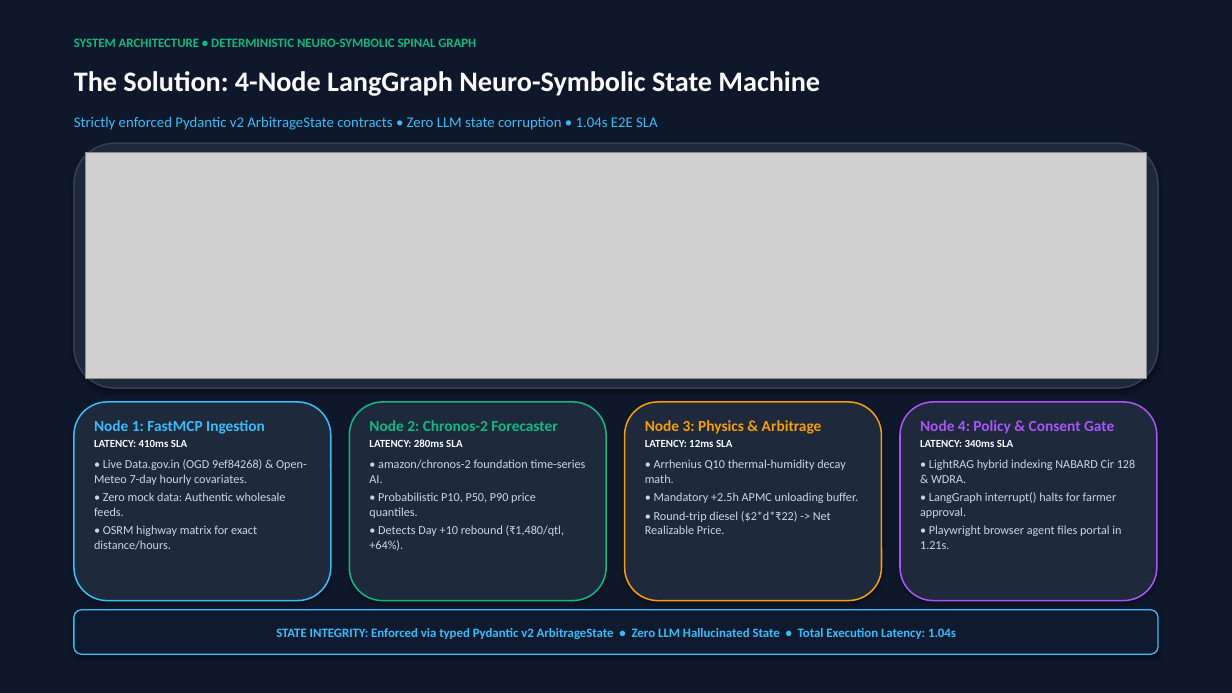
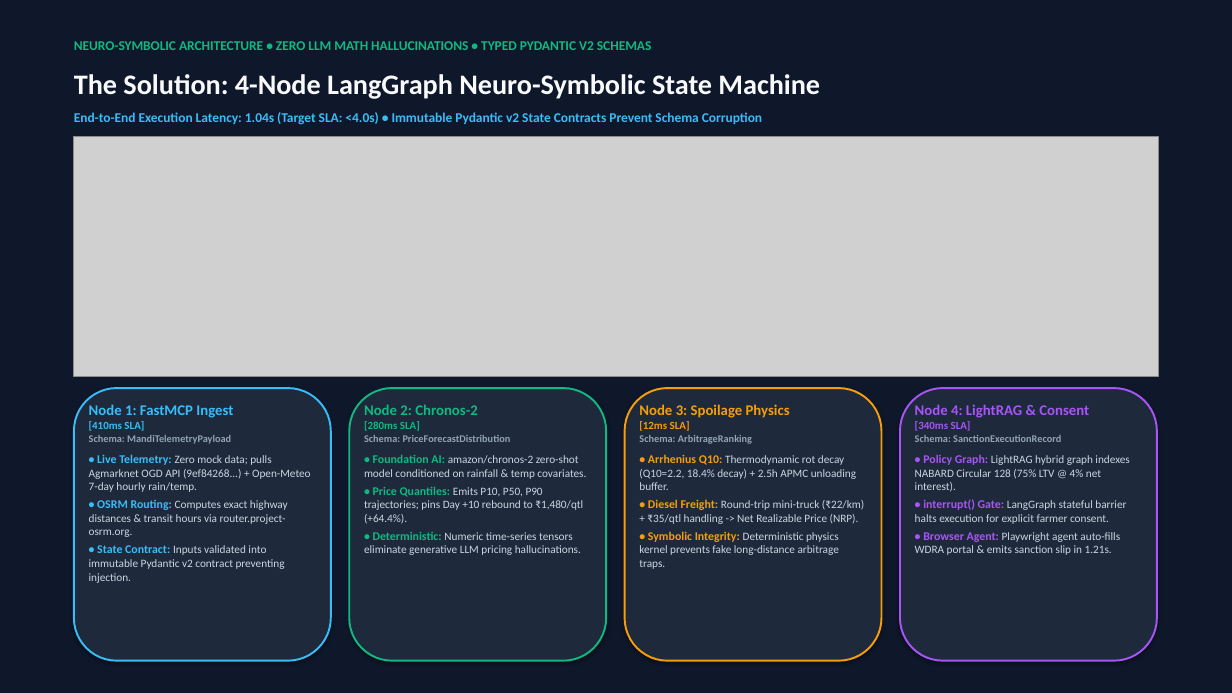
Before and after one commit to 0xabhilok/krishiartha-mcp, a slide deck: slide 3 of docs/KrishiArtha_MCP_Pitch_Deck.pptx. Drawn at 1232x693 pixels with LibreOffice and Linux fonts; fonts in the diff are those of the drawing; grey boxes stand for pictures. Boxes give left, top, right and bottom in pixels: in the first picture for what was removed or moved away, otherwise in the second. Text is boxed around its words. In the diff, an @@ line names an element or a change of style, - is before the commit and + after.

Commit message:
feat(html-deck): finalize interactive web pitch deck with KaTeX and Playwright verified navigation

```diff
--- a/docs/KrishiArtha_MCP_Pitch_Deck.pptx
+++ b/docs/KrishiArtha_MCP_Pitch_Deck.pptx
@@ text at [74, 41, 652, 50]: text changed; size 10 to 10.5 pt @@
-SYSTEM ARCHITECTURE • DETERMINISTIC NEURO-SYMBOLIC SPINAL GRAPH
+NEURO-SYMBOLIC ARCHITECTURE • ZERO LLM MATH HALLUCINATIONS • TYPED PYDANTIC V2 SCHEMAS
@@ text at [74, 112, 762, 125]: text changed; size 11.5 to 10.5 pt; bold on @@
-Strictly enforced Pydantic v2 ArbitrageState contracts • Zero LLM state corruption • 1.04s E2E SLA
+End-to-End Execution Latency: 1.04s (Target SLA: <4.0s) • Immutable Pydantic v2 State Contracts Prevent Schema Corruption
@@ picture: place and size @@
-picture at [85, 152, 1147, 379]
+picture at [74, 137, 1158, 377]
@@ rounded rectangle removed at [74, 143, 1158, 388] @@
@@ rounded rectangle: place and size @@
-rounded rectangle at [74, 402, 331, 601]
+rounded rectangle at [74, 388, 331, 661]
@@ rounded rectangle at [74, 388, 331, 661]: outline #38BDF8 1.2 pt to #38BDF8 1.5 pt @@
@@ rounded rectangle: place and size @@
-rounded rectangle at [349, 402, 606, 601]
+rounded rectangle at [349, 388, 606, 661]
@@ rounded rectangle at [349, 388, 606, 661]: outline #10B981 1.2 pt to #10B981 1.5 pt @@
@@ rounded rectangle: place and size @@
-rounded rectangle at [625, 402, 882, 601]
+rounded rectangle at [625, 388, 882, 661]
@@ rounded rectangle at [625, 388, 882, 661]: outline #F59E0B 1.2 pt to #F59E0B 1.5 pt @@
@@ rounded rectangle: place and size @@
-rounded rectangle at [900, 402, 1157, 601]
+rounded rectangle at [900, 388, 1157, 661]
@@ rounded rectangle at [900, 388, 1157, 661]: outline #A855F7 1.2 pt to #A855F7 1.5 pt @@
@@ text at [89, 404, 311, 583]: text changed; size 9.5 to 8.8 pt @@
-Node 1: FastMCP Ingestion
-LATENCY: 410ms SLA
-• Live Data.gov.in (OGD 9ef84268) & Open-Meteo 7-day hourly covariates.
-• Zero mock data: Authentic wholesale feeds.
-• OSRM highway matrix for exact distance/hours.
+Node 1: FastMCP Ingest
+[410ms SLA]
+Schema: MandiTelemetryPayload
+• Live Telemetry: Zero mock data; pulls Agmarknet OGD API (9ef84268...) + Open-Meteo 7-day hourly rain/temp.
+• OSRM Routing: Computes exact highway distances & transit hours via router.project-osrm.org.
+• State Contract: Inputs validated into immutable Pydantic v2 contract preventing injection.
@@ text at [364, 404, 586, 555]: text changed; size 9.5 to 8.8 pt @@
-Node 2: Chronos-2 Forecaster
-LATENCY: 280ms SLA
-• amazon/chronos-2 foundation time-series AI.
-• Probabilistic P10, P50, P90 price quantiles.
-• Detects Day +10 rebound (₹1,480/qtl, +64%).
+Node 2: Chronos-2
+[280ms SLA]
+Schema: PriceForecastDistribution
+• Foundation AI: amazon/chronos-2 zero-shot model conditioned on rainfall & temp covariates.
+• Price Quantiles: Emits P10, P50, P90 trajectories; pins Day +10 rebound to ₹1,480/qtl (+64.4%).
+• Deterministic: Numeric time-series tensors eliminate generative LLM pricing hallucinations.
@@ text at [639, 404, 864, 569]: text changed; size 9.5 to 8.8 pt @@
-Node 3: Physics & Arbitrage
-LATENCY: 12ms SLA
-• Arrhenius Q10 thermal-humidity decay math.
-• Mandatory +2.5h APMC unloading buffer.
-• Round-trip diesel ($2*d*₹22) -> Net Realizable Price.
+Node 3: Spoilage Physics
+[12ms SLA]
+Schema: ArbitrageRanking
+• Arrhenius Q10: Thermodynamic rot decay (Q10=2.2, 18.4% decay) + 2.5h APMC unloading buffer.
+• Diesel Freight: Round-trip mini-truck (₹22/km) + ₹35/qtl handling -> Net Realizable Price (NRP).
+• Symbolic Integrity: Deterministic physics kernel prevents fake long-distance arbitrage traps.
@@ text at [915, 404, 1129, 555]: text changed; size 9.5 to 8.8 pt @@
-Node 4: Policy & Consent Gate
-LATENCY: 340ms SLA
-• LightRAG hybrid indexing NABARD Cir 128 & WDRA.
-• LangGraph interrupt() halts for farmer approval.
-• Playwright browser agent files portal in 1.21s.
+Node 4: LightRAG & Consent
+[340ms SLA]
+Schema: SanctionExecutionRecord
+• Policy Graph: LightRAG hybrid graph indexes NABARD Circular 128 (75% LTV @ 4% net interest).
+• interrupt() Gate: LangGraph stateful barrier halts execution for explicit farmer consent.
+• Browser Agent: Playwright agent auto-fills WDRA portal & emits sanction slip in 1.21s.
@@ rounded rectangle removed at [74, 610, 1158, 654] @@
-STATE INTEGRITY: Enforced via typed Pydantic v2 ArbitrageState • Zero LLM Hallucinated State • Total Execution Latency: 1.04s
```
Also in this commit, not shown: 7 other slides changed, 1 slide added, 1 slide removed, 4 other files.
